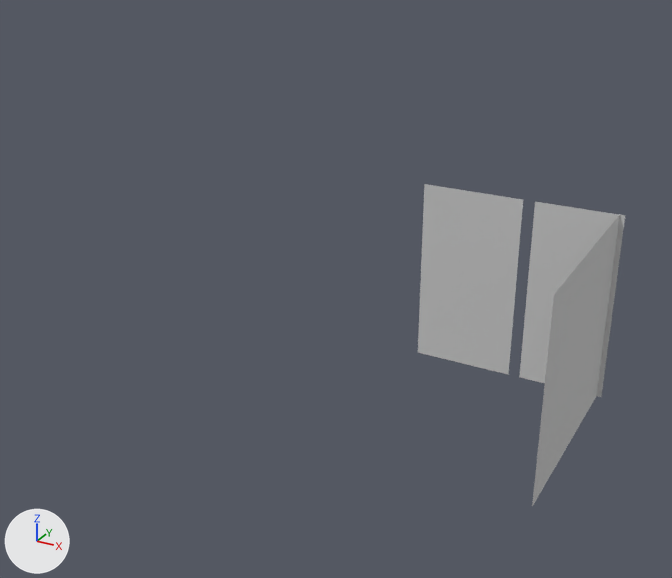
The FBX model Assets/ImportedMeshes/BloodyShower.FBX: old version first, new version second.
Camera for both pictures: a camera (50 mm lens) standing at (1.91, -5.21, 3.66) and looking at (-0.97, 0.04, 1.04). The axes (+X, +Y, +Z) are drawn at lower left. The lights are the same throughout. Where no turn or scale is listed for an object, it has been applied to the vertices.

Script lines for the objects in view, before the commit:
```python
me_mesh = bpy.data.meshes.new('Mesh')
me_mesh.from_pydata([(0.758, 0.734, 0.311), (0.758, -0.734, 0.311), (0.758, 0.734, 1.667), (0.758, -0.734, 1.667)], [], [(0, 1, 3), (3, 2, 0)])
me_mesh.materials.append(mat_19___default)  # its picture is missing
me_mesh_001 = bpy.data.meshes.new('Mesh.001')
me_mesh_001.from_pydata([(0.19, 0.726, 0.311), (0.107, 0.726, 0.311), (0.19, 0.726, 1.667), (0.107, 0.726, 1.667), (-0.627, 0.726, 1.667), (-0.627, 0.726, 0.311), (0.792, 0.726, 0.311), (0.792, 0.726, 1.667)], [], [(0, 6, 7), (7, 2, 0), (1, 3, 4), (4, 5, 1)])
me_mesh_001.materials.append(mat_20___default)  # its picture is missing
ob_bloodbig = bpy.data.objects.new('BloodBig', me_mesh)
ob_bloodbig.location = (0.0, 0.0, 0.0)
ob_bloodsmall = bpy.data.objects.new('BloodSmall', me_mesh_001)
ob_bloodsmall.location = (0.0, 0.0, 0.0)
```
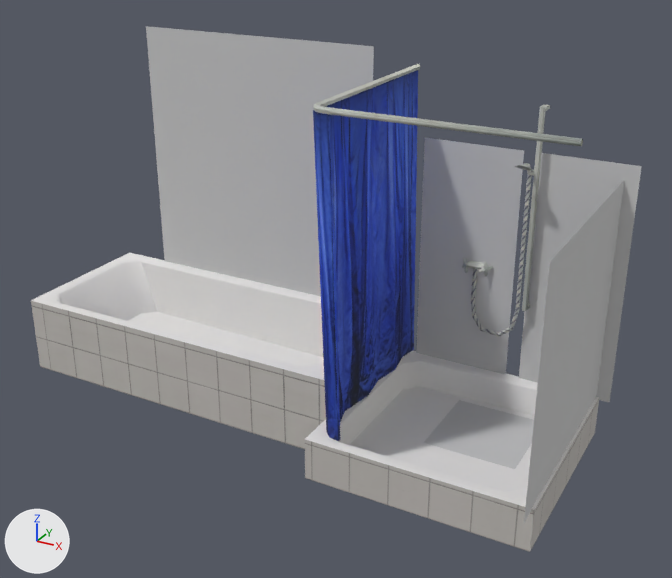
Where the change shows, as pixel boxes (x1, y1, x2, y2) in the pictures (672 x 578 px):
'BloodWide', added: after (146, 26, 374, 296)
'BloodSmall', reshaped (9% wider, 24% taller): before (418, 184, 625, 397); after (416, 138, 642, 402)
'Shower001', added: after (31, 253, 599, 510)
'ShowerBorder', added: after (31, 301, 599, 552)
'Curtain', added (blue): after (313, 70, 418, 441)
'BloodBig', reshaped (13% wider, 17% taller): before (532, 215, 620, 506); after (524, 181, 624, 522)
'BloodDroplet', added: after (424, 400, 534, 469)
'Pipe', added: after (313, 64, 583, 311)
'ShowerPipe', added: after (471, 175, 532, 337)
'ShowerHead', added: after (515, 163, 535, 176)
part 1 of me_mesh_001, rebuilt (16% wider, 28% taller): before (519, 202, 625, 397); after (519, 153, 642, 402)
part 2 of me_mesh_001, rebuilt (24% taller): before (418, 184, 523, 375); after (416, 138, 524, 375)

Diff of the bpy script that builds the scene:
```diff
--- a/Assets/ImportedMeshes/BloodyShower.FBX.py
+++ b/Assets/ImportedMeshes/BloodyShower.FBX.py
@@ me_mesh_001 @@
-me_mesh_001.from_pydata(...)  # 8 vertices, 4 faces; spans x -0.627..0.792, y 0.726, z 0.311..1.667
+me_mesh_001.from_pydata(...)  # 8 vertices, 4 faces; spans x -0.638..0.852, y 0.726, z 0.286..2.007
+# me_mesh_001 part 1: the loose piece of 4 vertices spanning x 0.19..0.792, y 0.726, z 0.311..1.667 is rebuilt with 4 vertices and now spans x 0.185..0.852, y 0.726, z 0.286..2.007
+# me_mesh_001 part 2: the loose piece of 4 vertices spanning x -0.627..0.107, y 0.726, z 0.311..1.667 is rebuilt with 4 vertices and now spans x -0.638..0.085, y 0.726, z 0.286..2.007
 me_mesh_001.materials.append(mat_20___default)
@@ me_mesh @@
 me_mesh.from_pydata(...)  # 4 vertices, 2 faces; spans x 0.758, y -0.734..0.734, z 0.311..1.667
-me_mesh.vertices[0].co = (0.758, 0.734, 0.311)  # pixel (596, 395)
-me_mesh.vertices[1].co = (0.758, -0.734, 0.311)  # pixel (532, 507)
-me_mesh.vertices[2].co = (0.758, 0.734, 1.667)  # pixel (620, 214)
-me_mesh.vertices[3].co = (0.758, -0.734, 1.667)  # pixel (553, 294)
+# me_mesh part 3
+me_mesh.vertices[0].co = (0.758, 0.862, 0.292)
+me_mesh.vertices[1].co = (0.758, -0.878, 0.292)  # pixel (523, 523)
+me_mesh.vertices[2].co = (0.758, 0.862, 1.902)
+me_mesh.vertices[3].co = (0.758, -0.878, 1.902)  # pixel (549, 262)
 me_mesh.materials.append(mat_19___default)
@@ me_mesh_009 @@
+me_mesh_009.from_pydata([(-3.07, 0.73, 0.58), (-1.05, 0.73, 0.58), (-3.07, 0.73, 2.6), (-1.05, 0.73, 2.6)], [], [(0, 1, 3), (3, 2, 0)])
+me_mesh_009.materials.append(mat_22___default)  # its picture is missing
@@ me_mesh_008 @@
+me_mesh_008.from_pydata([(-0.203, -0.103, 0.094), (0.456, -0.103, 0.094), (-0.203, 0.556, 0.094), (0.456, 0.556, 0.094)], [], [(0, 1, 3), (3, 2, 0)])
+me_mesh_008.materials.append(mat_21___default)  # its picture is missing
@@ ob_curtain @@
+ob_curtain = bpy.data.objects.new('Curtain', me_mesh_002)  # 40 vertices, 38 faces; spans x -0.72..-0.53, y -0.72..0.76, z 0.18..2.34; in mat_06___default (picture img_curtain_png)
+ob_curtain.location = (-0.033, 0.0, 0.123)
@@ ob_pipe @@
+ob_pipe = bpy.data.objects.new('Pipe', me_mesh_001_1)  # 358 vertices, 340 faces; spans x -1.06..0.81, y -0.72..0.78, z 0.58..2.5; in mat_02___default (picture img_kitchensink_png)
+ob_pipe.location = (0.0, 0.0, 0.0)
@@ ob_shower001 @@
+ob_shower001 = bpy.data.objects.new('Shower001', me_mesh_1)  # 56 vertices, 100 faces; spans x -3.47..0.78, y -0.74..0.74, z 0.09..0.6; in mat_17___default (picture img_ceramic_png)
+ob_shower001.location = (0.0, 0.0, 0.0)
@@ ob_bloodwide @@
+ob_bloodwide = bpy.data.objects.new('BloodWide', me_mesh_009)
+ob_bloodwide.location = (0.0, 0.0, 0.0)
@@ ob_blooddroplet @@
+ob_blooddroplet = bpy.data.objects.new('BloodDroplet', me_mesh_008)
+ob_blooddroplet.location = (0.0, 0.0, 0.0)
@@ ob_showerhead @@
+ob_showerhead = bpy.data.objects.new('ShowerHead', me_mesh_005)  # 31 vertices, 55 faces; spans x 0.094..0.214, y 0.473..0.672, z 1.866..1.977; in mat_12___default (picture img_kitchensink_png)
+ob_showerhead.location = (0.0, 0.0, 0.0)
@@ ob_showerpipe @@
+ob_showerpipe = bpy.data.objects.new('ShowerPipe', me_mesh_003)  # 40 vertices, 73 faces; spans x -0.211..0.17, y 0.628..0.726, z 0.632..1.871; in mat_11___default (picture img_showerpipe_png)
+ob_showerpipe.location = (0.0, 0.0, 0.0)
@@ ob_showerborder @@
+ob_showerborder = bpy.data.objects.new('ShowerBorder', me_mesh_004)  # 15 vertices, 6 faces; spans x -3.47..0.78, y -0.74..0.74, z 0.0..0.6; in mat_05___default (picture img_bathroomwall_png)
+ob_showerborder.location = (0.0, 0.0, 0.0)
```
